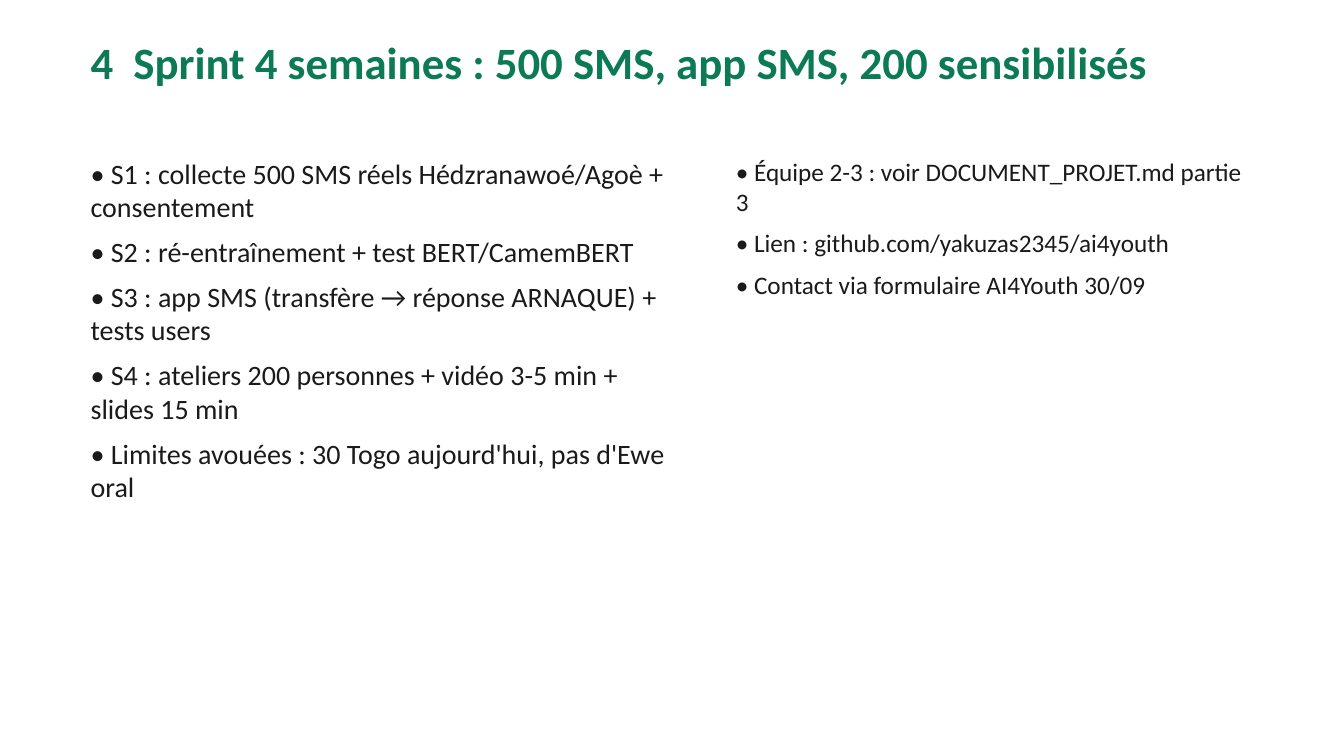
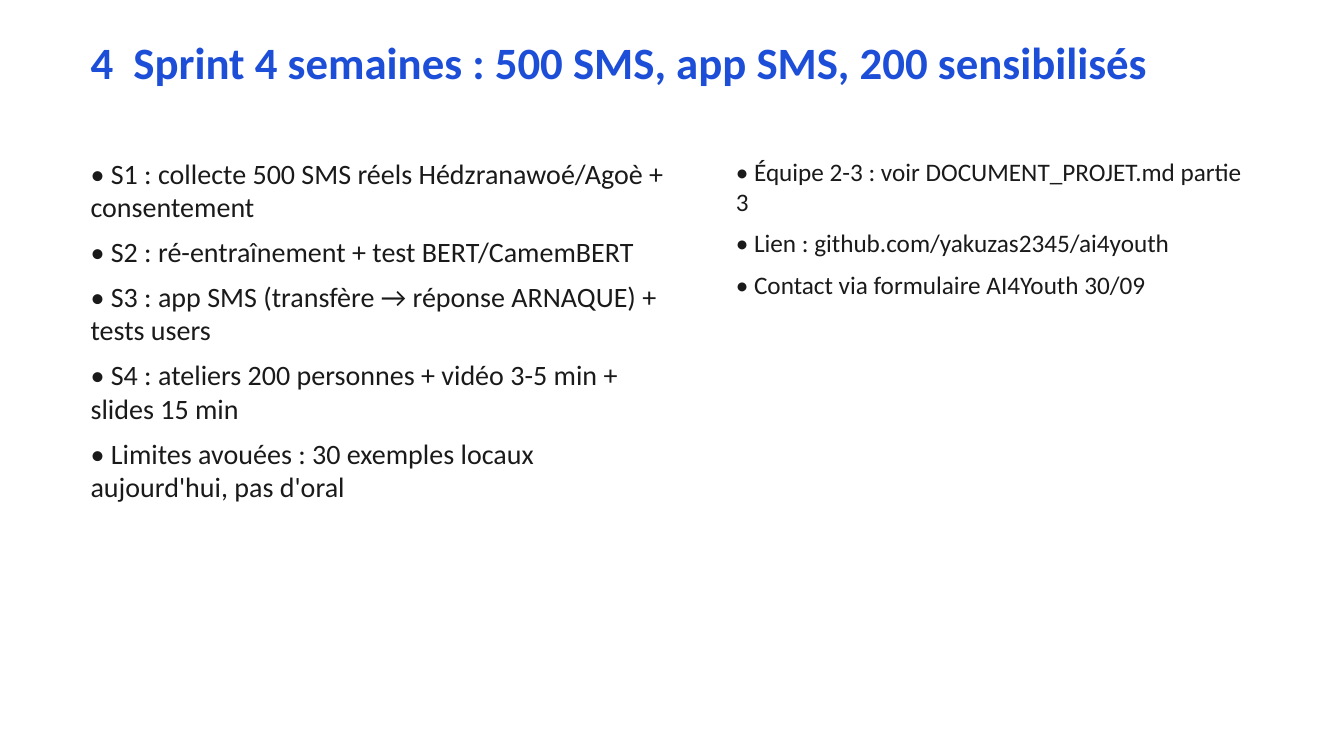
Before and after one commit to yakuzas2345/ai4youth, a slide deck: slide 5 of NOSCAM_PITCH.pptx. Drawn at 1344x756 pixels with LibreOffice and Linux fonts; fonts in the diff are those of the drawing. Boxes give left, top, right and bottom in pixels: in the first picture for what was removed or moved away, otherwise in the second. Text is boxed around its words. In the diff, an @@ line names an element or a change of style, - is before the commit and + after.

```diff
--- a/NOSCAM_PITCH.pptx
+++ b/NOSCAM_PITCH.pptx
@@ text "4 Sprint 4 semaines : ..." at [91, 47, 1147, 86]: text colour #0B7A55 to #1D4ED8 @@
@@ text at [91, 444, 534, 502]: text changed @@
-• Limites avouées : 30 Togo aujourd'hui, pas d'Ewe oral
+• Limites avouées : 30 exemples locaux aujourd'hui, pas d'oral
```
Also in this commit, not shown: 4 other slides changed.
